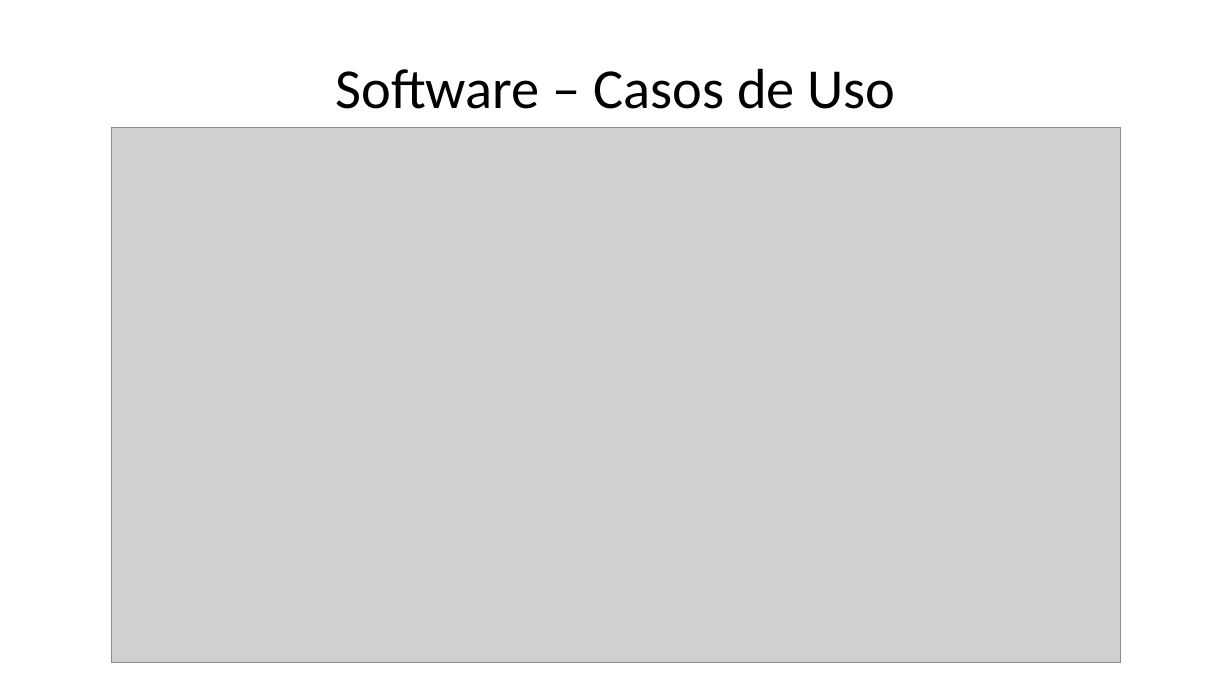
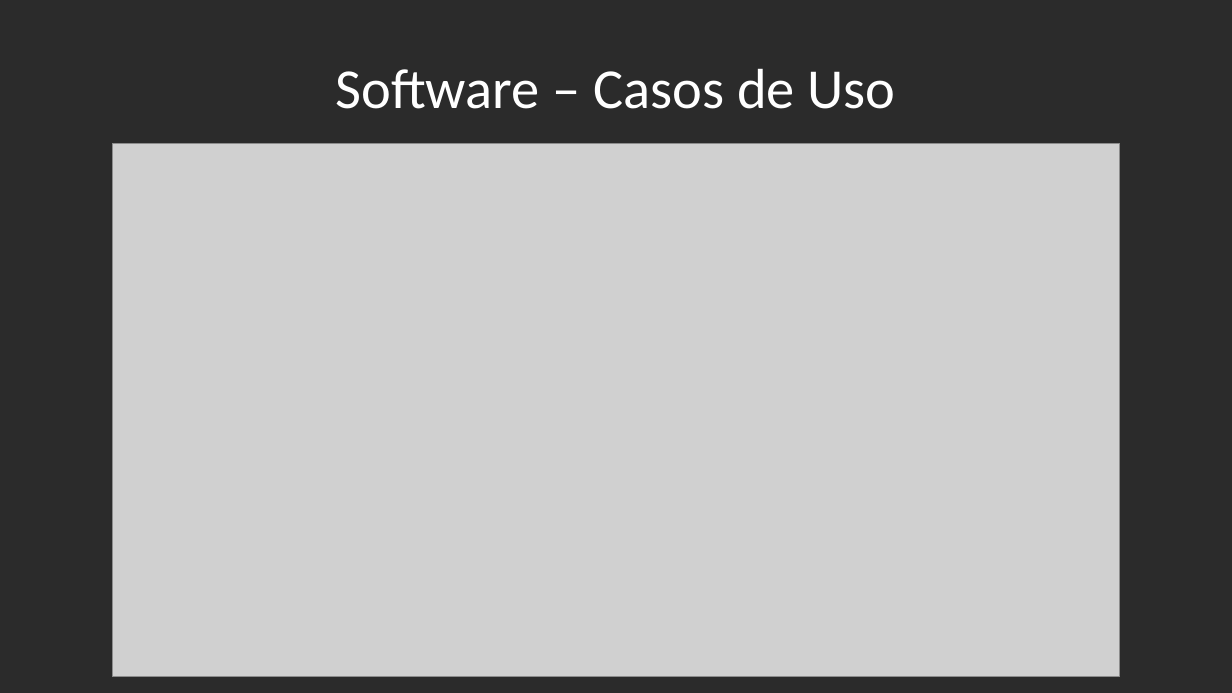
Before and after one commit to gktrainer/RacingTelemetry, a slide deck: slide 17 of 01_TCCDocs/TCCDocs_Arduino.pptx. Drawn at 1232x693 pixels with LibreOffice and Linux fonts; fonts in the diff are those of the drawing; grey boxes stand for pictures; background and template pictures are left out; a plain dark background stands for a picture behind light text. Boxes give left, top, right and bottom in pixels: in the first picture for what was removed or moved away, otherwise in the second. Text is boxed around its words. In the diff, an @@ line names an element or a change of style, - is before the commit and + after.

```diff
--- a/01_TCCDocs/TCCDocs_Arduino.pptx
+++ b/01_TCCDocs/TCCDocs_Arduino.pptx
@@ background #FFFFFF to picture (left out) @@
@@ title "Software – Casos de Uso" at box(336, 68, 896, 109): text colour #000000 to #FFFFFF @@
@@ picture: place and size @@
-picture at box(112, 128, 1121, 663)
+picture at box(113, 143, 1120, 677)
```
Also in this commit, not shown: 20 other slides changed, 1 slide added, 2 slides removed.
